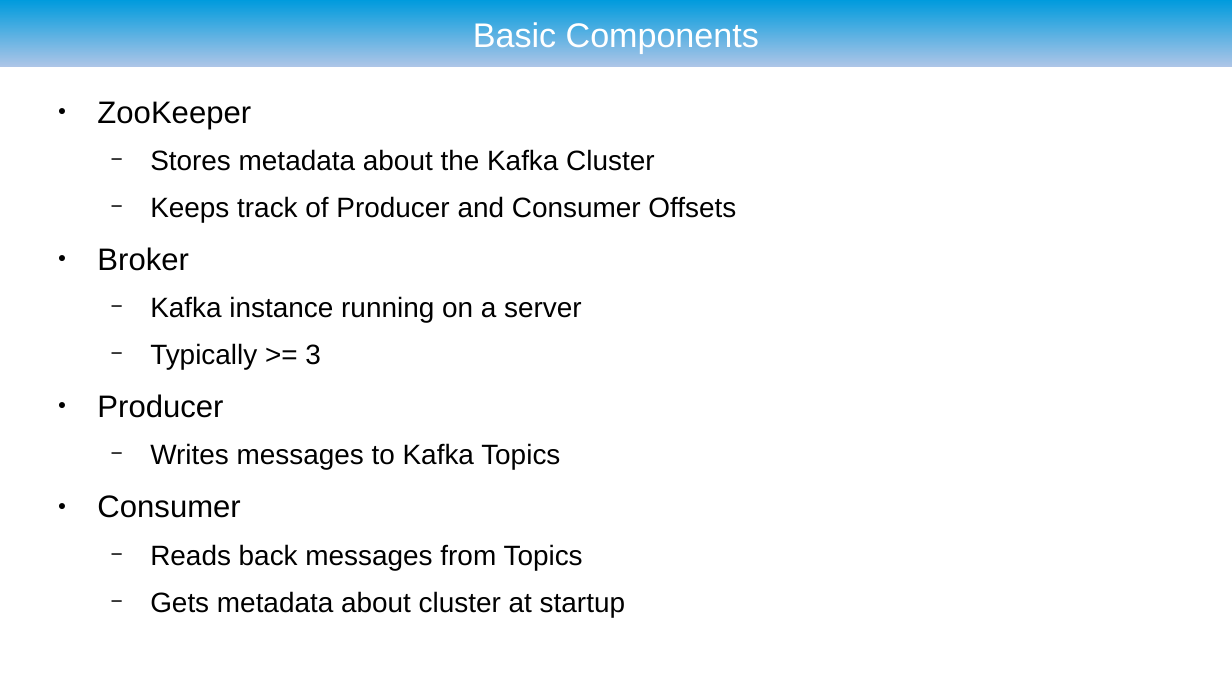
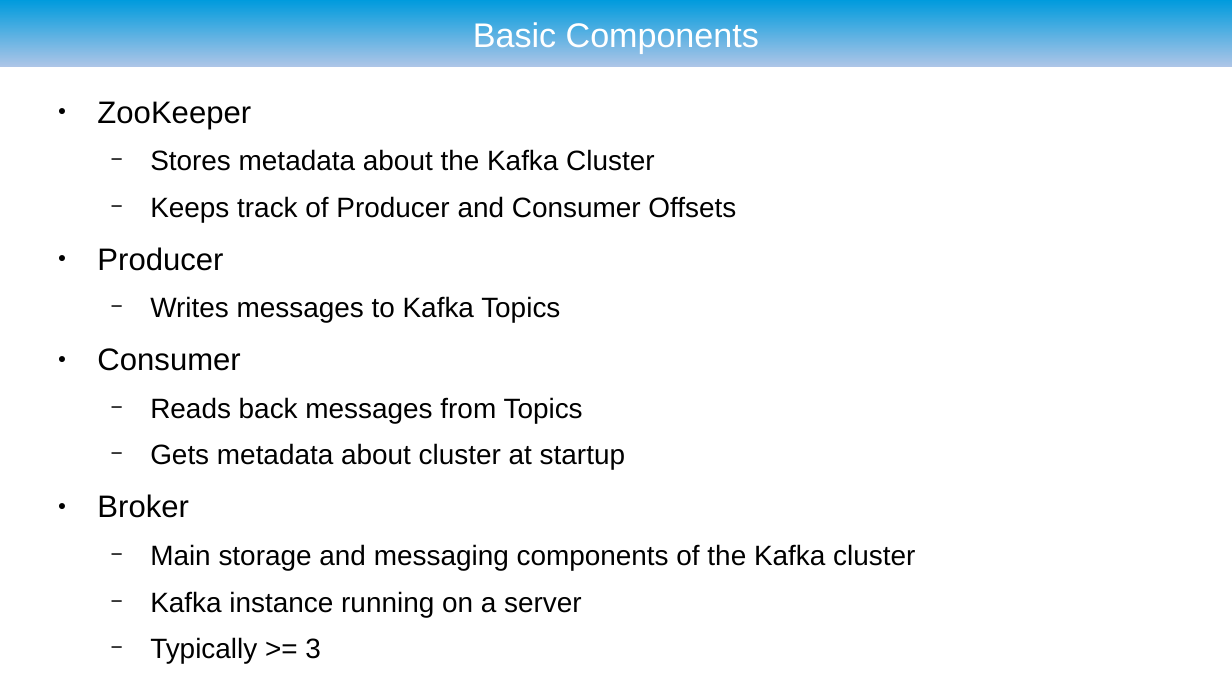
Before and after one commit to ryzlab/kafka-kompetensdag, a slide deck: slide 11 of doc/presentation.odp (slide 4 before the commit). Drawn at 1232x693 pixels with LibreOffice and Linux fonts; fonts in the diff are those of the drawing; background and template pictures are left out. Boxes give left, top, right and bottom in pixels: in the first picture for what was removed or moved away, otherwise in the second. Text is boxed around its words. In the diff, an @@ line names an element or a change of style, - is before the commit and + after.

```diff
--- a/doc/presentation.odp
+++ b/doc/presentation.odp
@@ text at <box>97,247,582,369</box>: paragraphs removed @@
-● Broker
-  − Kafka instance running on a server
-  − Typically >= 3
@@ text at <box>97,494,915,617</box>: paragraphs added @@
+● Broker
+  − Main storage and messaging components of the Kafka cluster
+  − Kafka instance running on a server
+  − Typically >= 3
```
Also in this commit, not shown: 13 other slides changed, 12 slides added, 1 slide removed.
